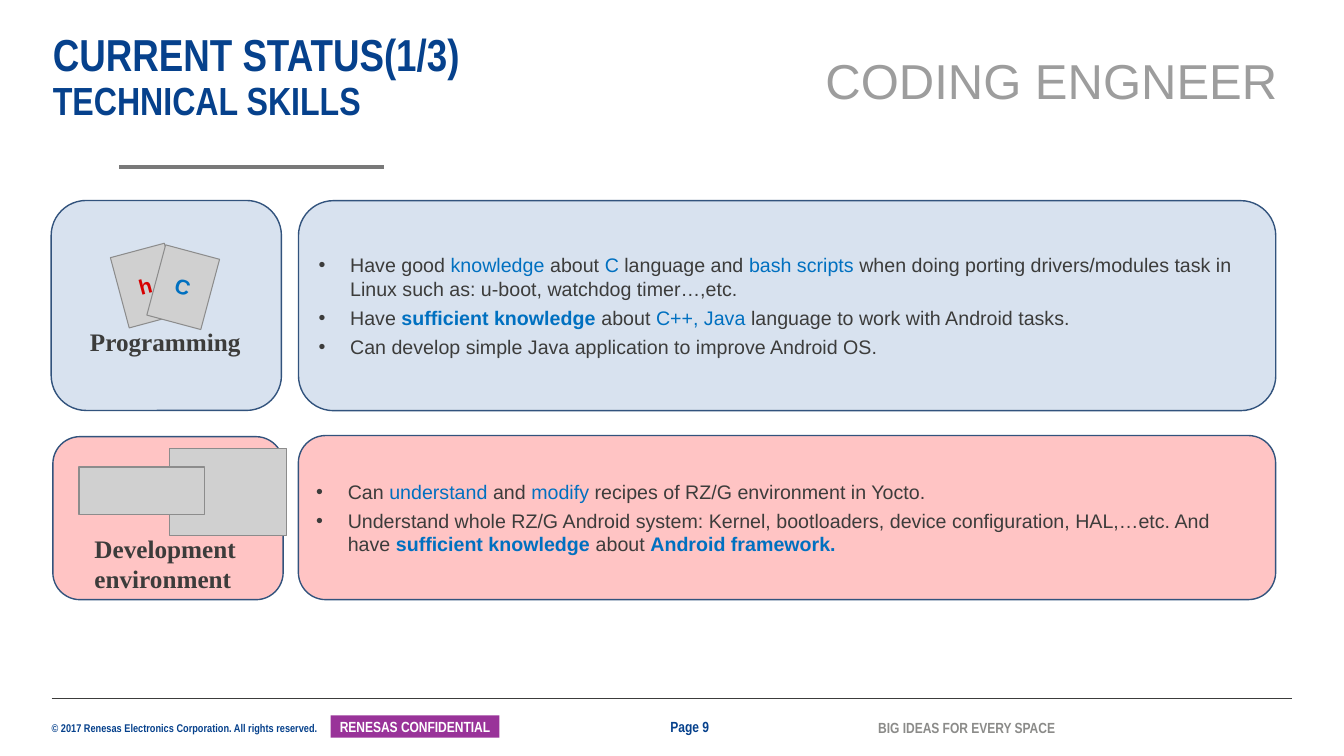
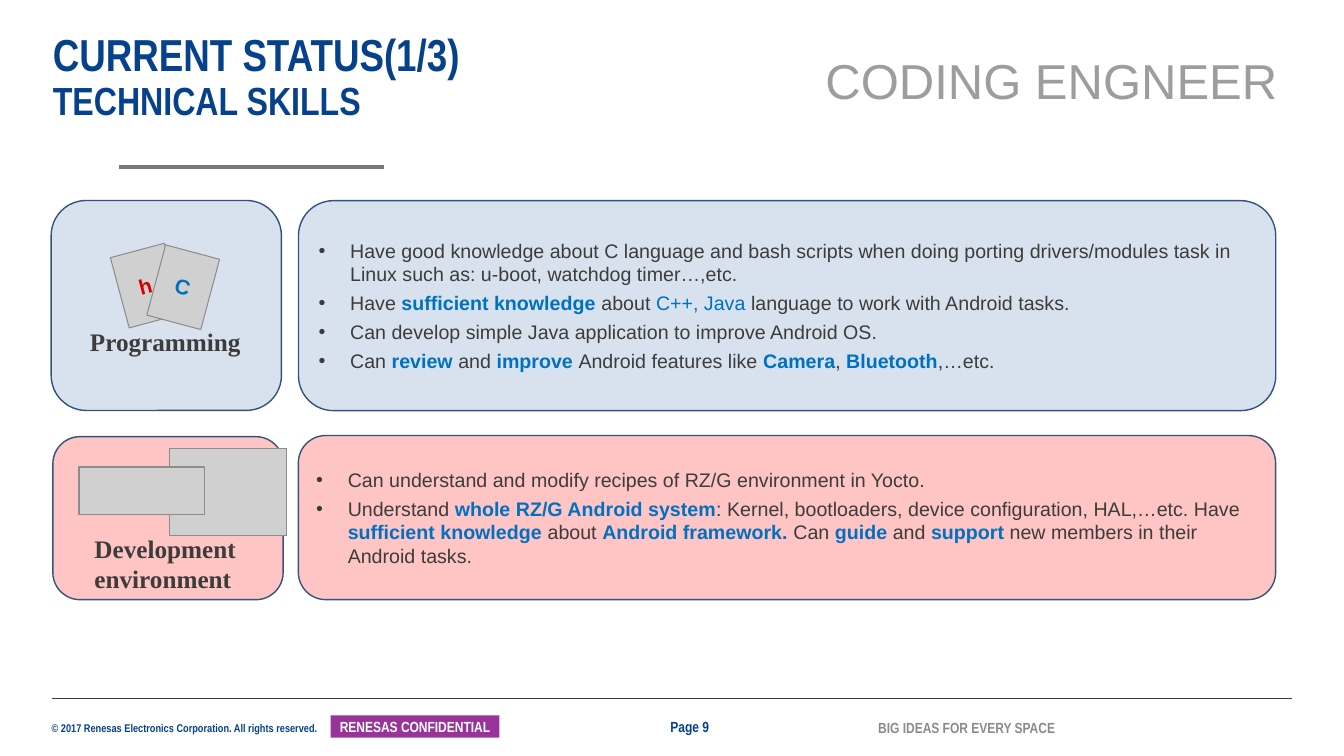
Before and after one commit to tranchikha/myapplication, a slide deck: slide 9 of LAST_TERM/2042_TranChiKha_ISS_MentorMentee_26G.pptx. Drawn at 1344x756 pixels with LibreOffice and Linux fonts; fonts in the diff are those of the drawing; grey boxes stand for pictures; background and template pictures are left out. Boxes give left, top, right and bottom in pixels: in the first picture for what was removed or moved away, otherwise in the second. Text is boxed around its words. In the diff, an @@ line names an element or a change of style, - is before the commit and + after.

```diff
--- a/LAST_TERM/2042_TranChiKha_ISS_MentorMentee_26G.pptx
+++ b/LAST_TERM/2042_TranChiKha_ISS_MentorMentee_26G.pptx
@@ text in rounded rectangle at box(350, 244, 1230, 285): text colour #0070C0 to #3C3C3B in "knowledge C bash scripts" @@
@@ text in rounded rectangle at box(350, 353, 994, 372): paragraph added @@
+• Can review and improve Android features like Camera, Bluetooth,…etc.
@@ text in rounded rectangle at box(348, 472, 925, 491): text colour #0070C0 to #3C3C3B in "understand modify" @@
@@ text in rounded rectangle at box(348, 501, 1240, 563): text changed @@
-• Understand whole RZ/G Android system: Kernel, bootloaders, device configuration, HAL,…etc. And have sufficient knowledge about Android framework.
+• Understand whole RZ/G Android system: Kernel, bootloaders, device configuration, HAL,…etc. Have sufficient knowledge about Android framework. Can guide and support new members in their Android tasks.
```
Also in this commit, not shown: 6 other slides changed.
